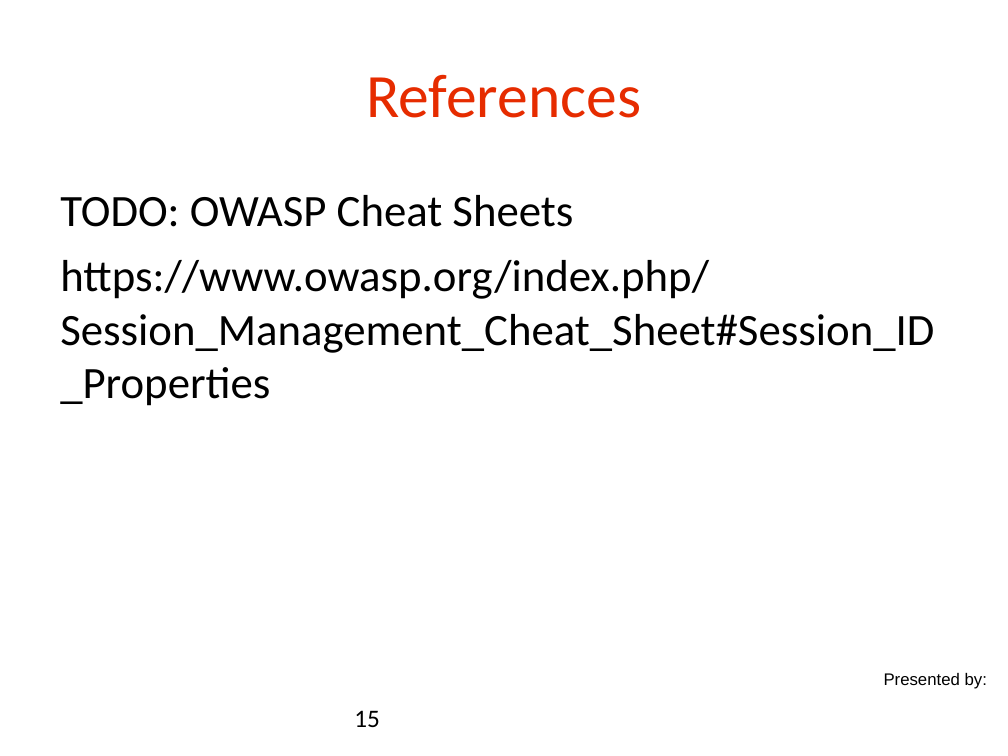
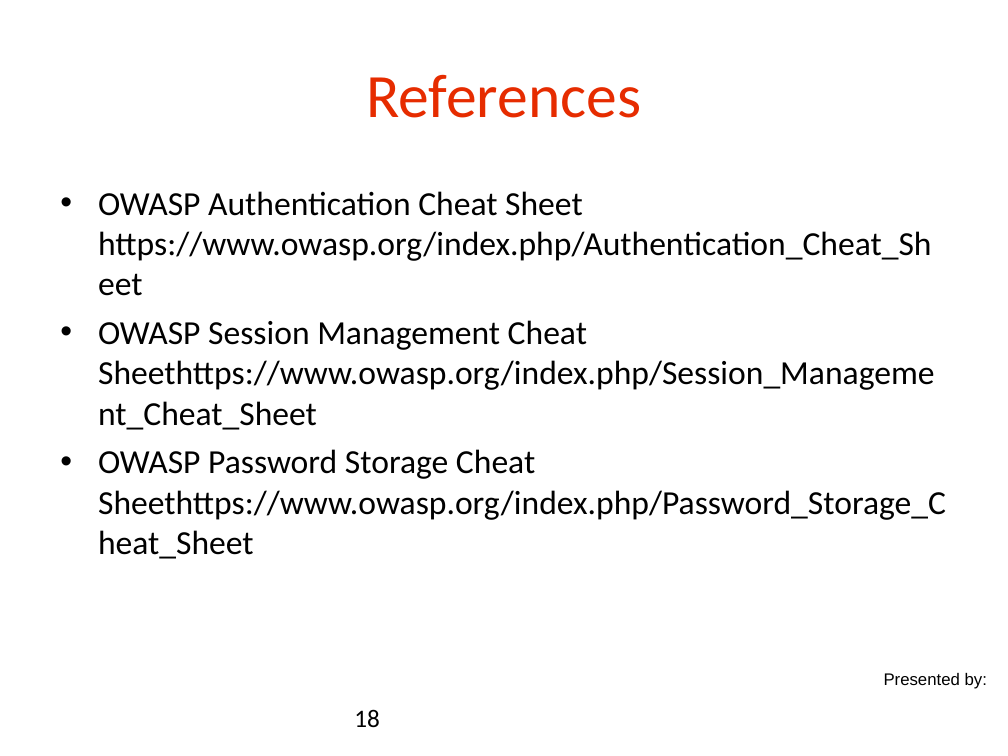
Before and after one commit to danielsomerfield/app-sec-presentation, a slide deck: slide 18 of AppSec Presentation Deck Day 3.ppt (slide 15 before the commit). Drawn at 1008x756 pixels with LibreOffice and Linux fonts; fonts in the diff are those of the drawing; background and template pictures are left out. Boxes give left, top, right and bottom in pixels: in the first picture for what was removed or moved away, otherwise in the second. Text is boxed around its words. In the diff, an @@ line names an element or a change of style, - is before the commit and + after.

```diff
--- a/AppSec Presentation Deck Day 3.ppt
+++ b/AppSec Presentation Deck Day 3.ppt
@@ text at [98, 191, 946, 559]: text changed; size 32 to 24 pt @@
-TODO: OWASP Cheat Sheets
-https://www.owasp.org/index.php/Session_Management_Cheat_Sheet#Session_ID_Properties
+• OWASP Authentication Cheat Sheet https://www.owasp.org/index.php/Authentication_Cheat_Sheet
+• OWASP Session Management Cheat Sheethttps://www.owasp.org/index.php/Session_Management_Cheat_Sheet
+• OWASP Password Storage Cheat Sheethttps://www.owasp.org/index.php/Password_Storage_Cheat_Sheet
@@ page number at [354, 709, 380, 728]: text changed @@
-15
+18
```
Also in this commit, not shown: 4 other slides changed, 3 slides added, 4 other files.
